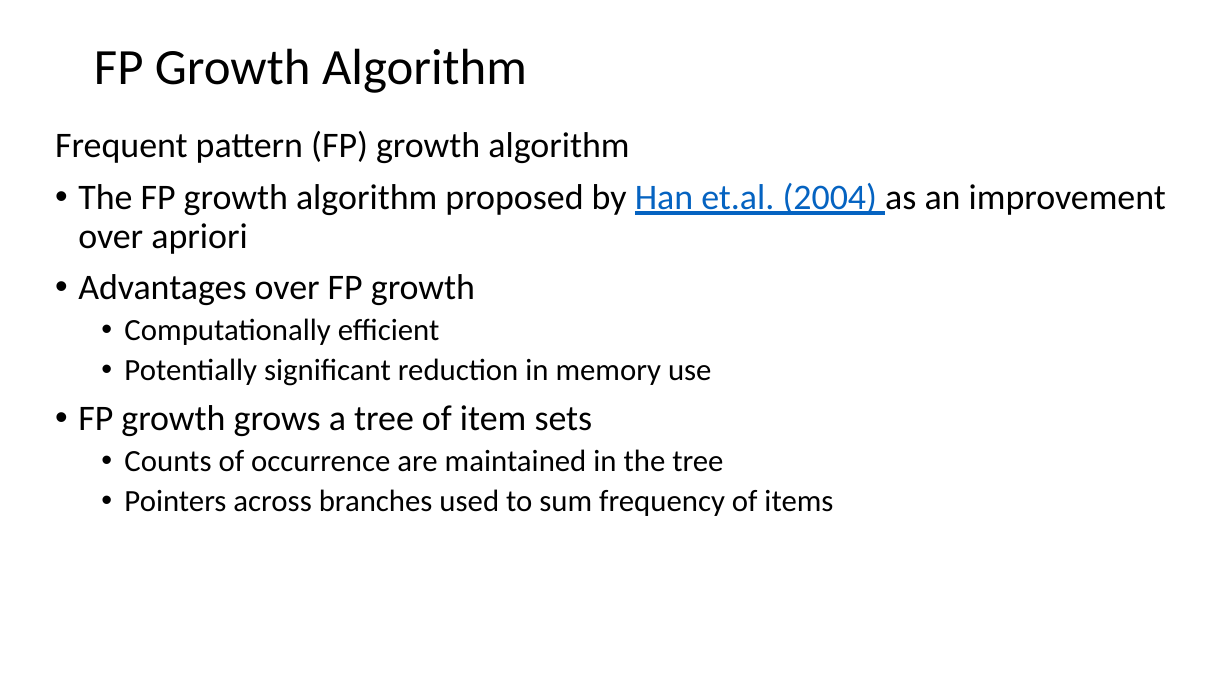
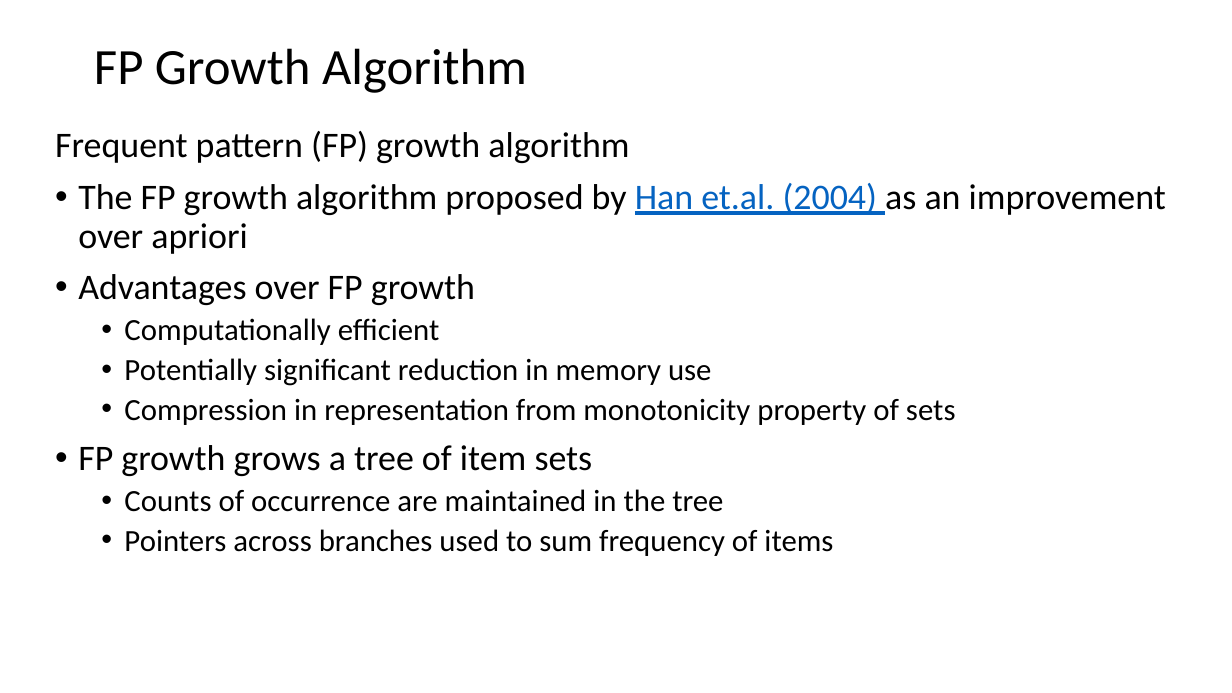
Before and after one commit to StephenElston/CSCI-E-108, a slide deck: slide 26 of slides/10_AssociationsFrequentItems.pptx (slide 25 before the commit). Drawn at 1232x693 pixels with LibreOffice and Linux fonts; fonts in the diff are those of the drawing. Boxes give left, top, right and bottom in pixels: in the first picture for what was removed or moved away, otherwise in the second. Text is boxed around its words. In the diff, an @@ line names an element or a change of style, - is before the commit and + after.

Commit message:
Typo corrections and small additons to slides

```diff
--- a/slides/10_AssociationsFrequentItems.pptx
+++ b/slides/10_AssociationsFrequentItems.pptx
@@ text at box(124, 398, 956, 425): paragraph added @@
+  • Compression in representation from monotonicity property of sets
```
Also in this commit, not shown: 12 other slides changed, 1 slide added.
